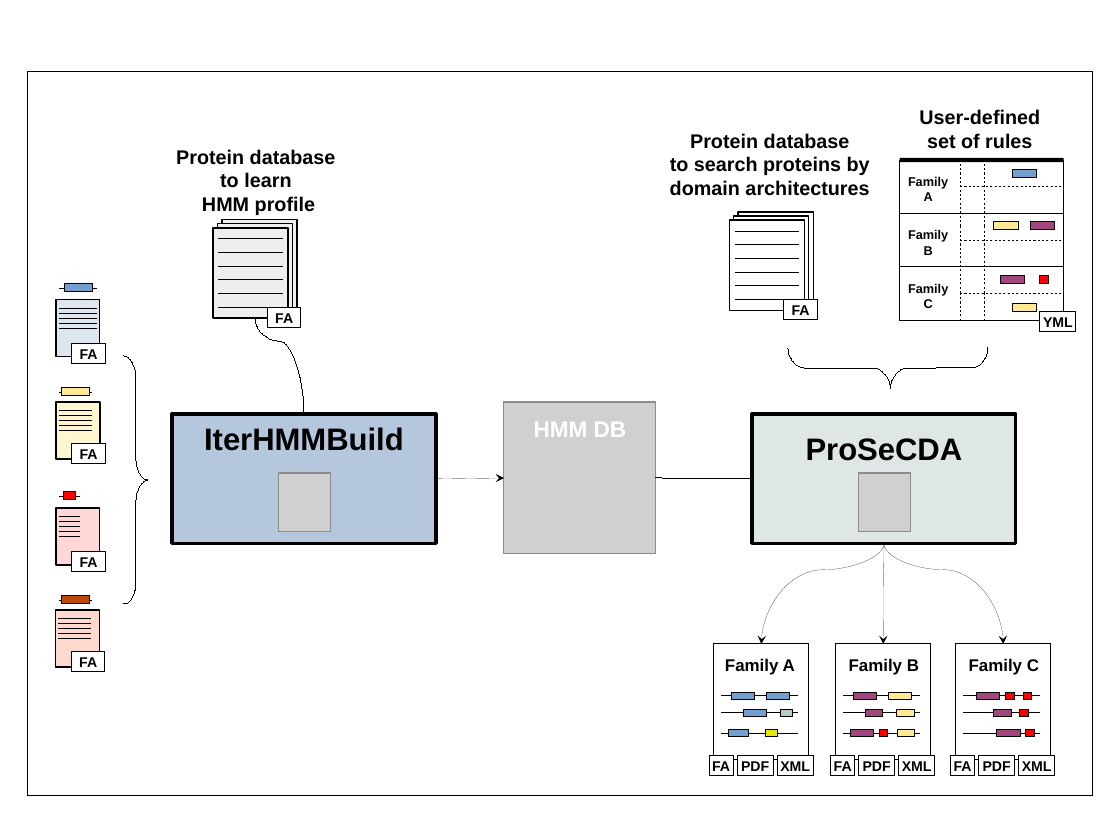
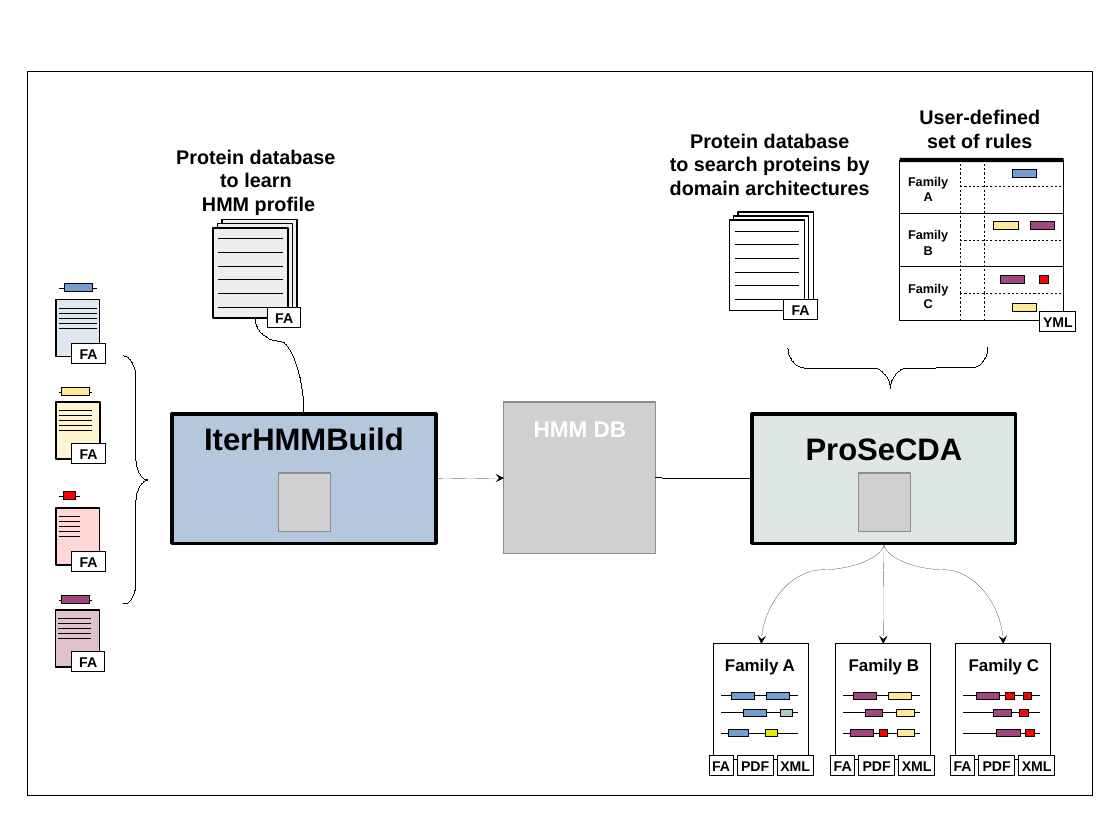
Before and after one commit to nchePortfolio/cusProSe, a slide deck: slide 2 of docs/prosecda/cusprose_pipeline.odp. Drawn at 1120x840 pixels with LibreOffice and Linux fonts; fonts in the diff are those of the drawing; grey boxes stand for pictures; background and template pictures are left out. Boxes give left, top, right and bottom in pixels: in the first picture for what was removed or moved away, otherwise in the second. Text is boxed around its words. In the diff, an @@ line names an element or a change of style, - is before the commit and + after.

```diff
--- a/docs/prosecda/cusprose_pipeline.odp
+++ b/docs/prosecda/cusprose_pipeline.odp
@@ rectangle at [62,597,90,605]: fill #BE480A to #A1467E @@
@@ rectangle at [56,610,100,667]: fill #FFD8CE to #E0C2CD @@
```
Also in this commit, not shown: 1 other slide changed, 5 other files.
